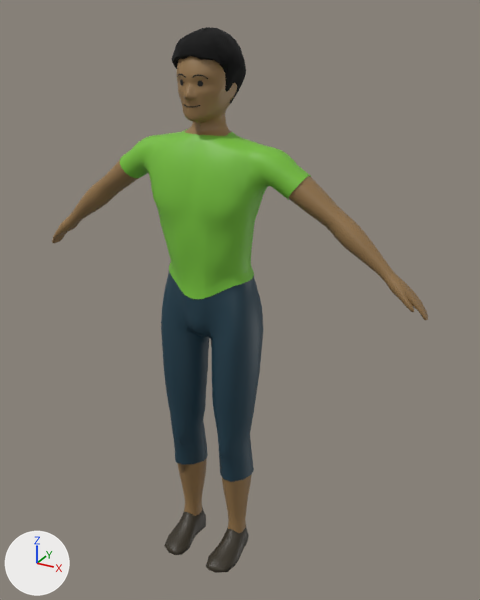
The glTF model Assets/Players/MalePlayerModel.glb: old version first, new version second.
The view is the same before and after, from a camera (50 mm lens) standing at (0.975, -1.581, 1.744) and looking at (0.07, 0.064, 0.921). The axes (+X, +Y, +Z) are drawn at lower left. The lights are the same throughout. Vertices at the same position are counted once.

The scene before the commit, as lines of its bpy script (objects in view):
```python
mat_pants_001 = principled_material('Pants.001')
mat_pants_001.base_color = (0.0123, 0.0476, 0.0732)  # dark cyan #1d3e4c
mat_shirt_001 = principled_material('Shirt.001')
mat_shirt_001.base_color = (0.185, 0.538, 0.044)  # green #77c23b
mat_skin_001 = principled_material('Skin.001')
mat_skin_001.base_color = (0.303, 0.179, 0.0702)  # brown #96754b
me_cube_004 = bpy.data.meshes.new('Cube.004')
me_cube_004.from_pydata(...)  # 4467 vertices, 8696 faces; spans x -0.65..0.65, y -0.15..0.14, z 0.01..1.7
# faces by material slot: [4079, 154, 1944, 1302, 522, 695]
me_cube_004.materials.append(mat_skin_001)  # brown #96754b
me_cube_004.materials.append(mat_hair_001)  # black #000000
me_cube_004.materials.append(mat_shirt_001)  # green #77c23b
me_cube_004.materials.append(mat_pants_001)  # dark cyan #1d3e4c
me_cube_004.materials.append(mat_shoes_001)  # brown #332c1e
me_cube_004.materials.append(mat_face_001)  # black #000000
ob_male_player_lod0 = bpy.data.objects.new('Male_Player_LOD0', me_cube_004)
ob_male_player_lod0.location = (0.0, 0.0, 0.0)
```
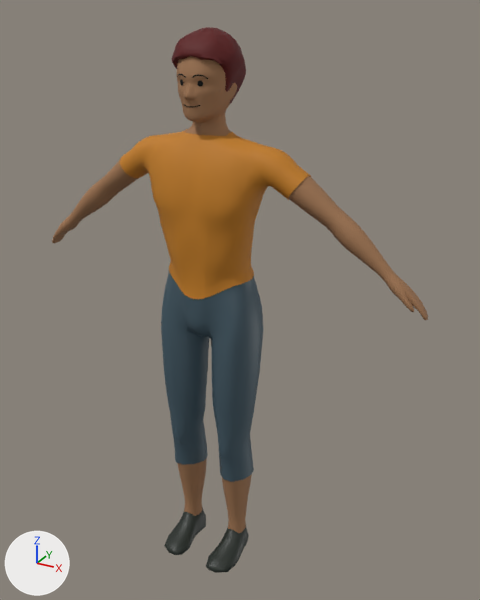
The change, as JSON lines over the scene's bpy script:
```json
{"op": "set", "path": "mat_skin_001.roughness", "old": "0.5", "new": "0.8"}
{"op": "set", "path": "mat_shirt_001.base_color", "old": "(0.185, 0.538, 0.044)", "new": "(0.538, 0.201, 0.0108)", "note": "green #77c23b -> orange #c27c1b"}
{"op": "set", "path": "mat_shirt_001.roughness", "old": "0.5", "new": "0.7"}
{"op": "set", "path": "mat_pants_001.base_color", "old": "(0.0123, 0.0476, 0.0732)", "new": "(0.0509, 0.0921, 0.119)", "note": "dark cyan #1d3e4c -> dark blue #405661"}
{"block": "me_cube_004", "where": "# used by ob_male_player_lod0; location = (0.0, 0.0, 0.0)"}
{"op": "remove", "block": "me_cube_004", "code": "me_cube_004.from_pydata(...)  # 4467 vertices, 8696 faces; spans x -0.65..0.65, y -0.15..0.14, z 0.01..1.7"}
{"op": "add", "block": "me_cube_004", "code": "me_cube_004.from_pydata(...)  # 4459 vertices, 8696 faces; spans x -0.65..0.65, y -0.15..0.14, z 0.01..1.7"}
{"block": "me_cube_004", "change": "me_cube_004 part 1: 123 vertices moved within x -0.17..0.17, y -0.08..0.06, z 1.36..1.63"}
{"block": "me_cube_004", "change": "me_cube_004 part 2: 630 faces spanning x -0.1..0.1, y -0.07..0.14, z 1.5..1.7 switch from mat_face_001 (black #000000) to mat_hair_001 (dark red #590000)"}
```

Changed parts and their boxes [x1, y1, x2, y2] in the pictures (480 x 600 px; the box of a moved part takes in the faces that stretch with it):
```json
{"object": "Male_Player_LOD0", "change": "surface changed, recoloured", "before": [113, 27, 312, 551], "after": [113, 27, 312, 551]}
{"part": 1, "of": "me_cube_004", "change": "moved or reshaped", "before": [145, 47, 257, 176], "after": [145, 47, 257, 176]}
{"part": 2, "of": "me_cube_004", "change": "recoloured", "before": [173, 27, 246, 103], "after": [173, 27, 246, 103]}
```
